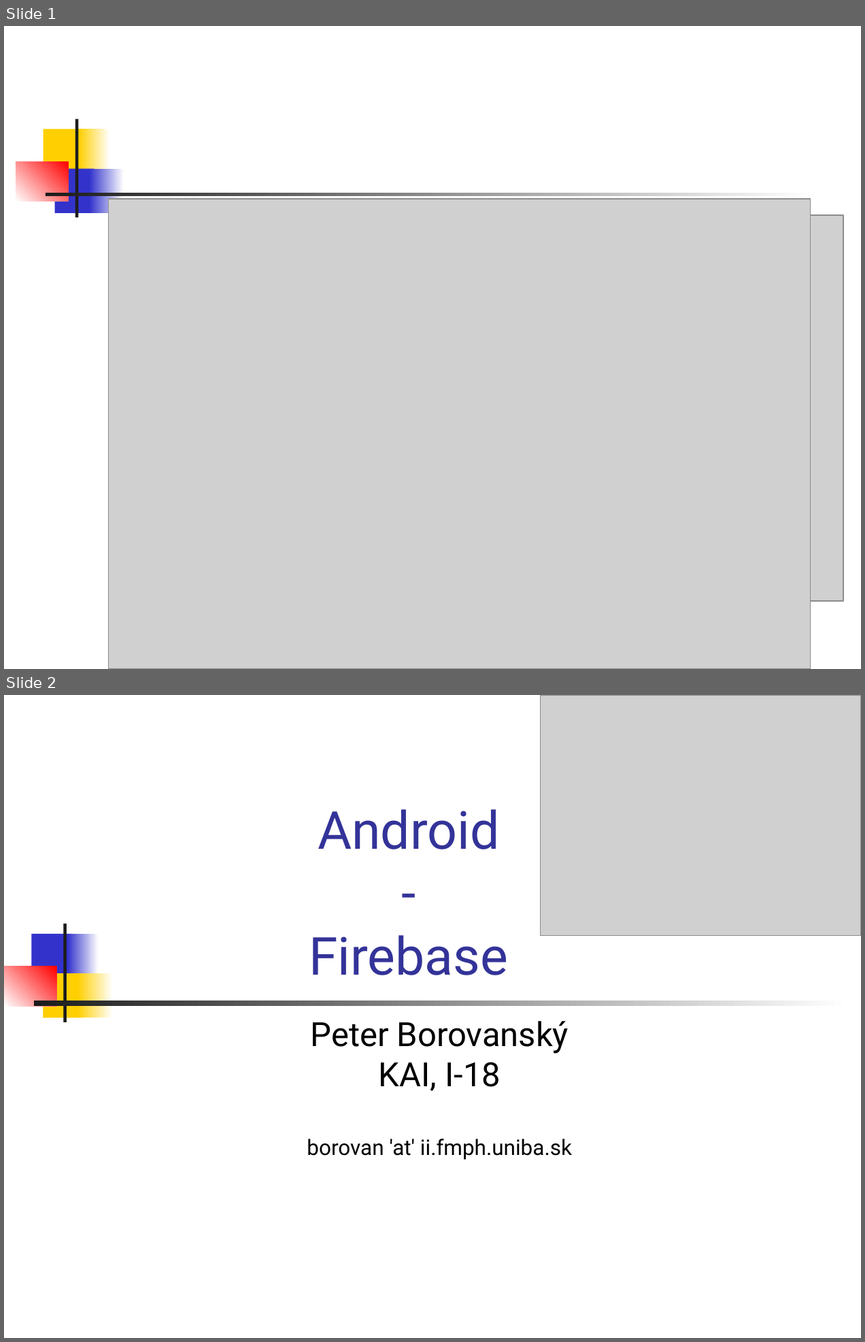
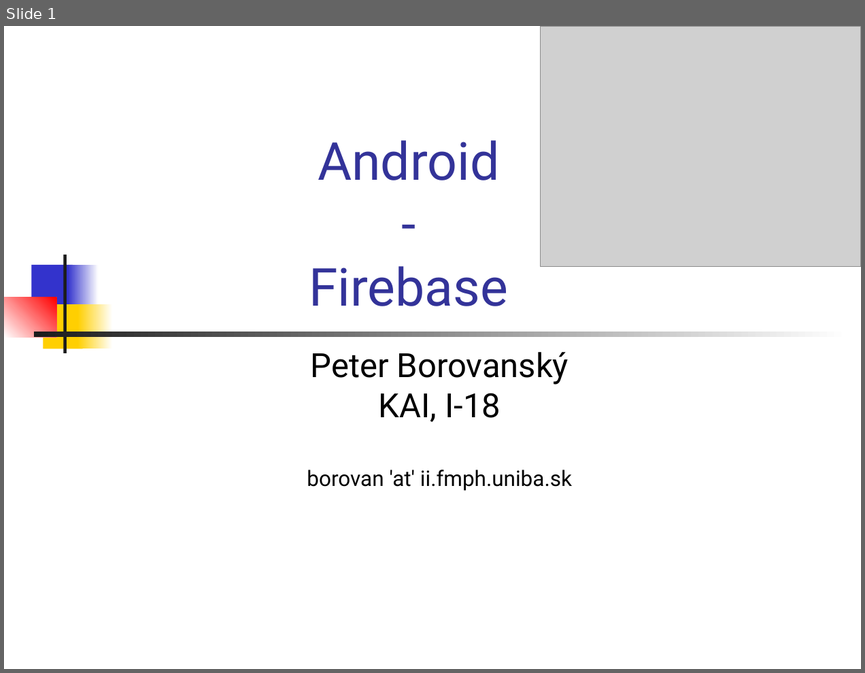
Before and after one commit to vmandro/Prednasky, a slide deck: 11/11_Android.ppt. Shown one above the other, each under a label of ours: slides 1 and 2 before the commit, slide 1 after it. The pictures are 865x1342 and 865x673 pixels, drawn with LibreOffice and Linux fonts; fonts in the diff are those of the drawing; grey boxes stand for pictures. Boxes give left, top, right and bottom in pixels: in the first picture for what was removed or moved away, otherwise in the second. Text is boxed around its words. In the diff, an @@ line names an element or a change of style, - is before the commit and + after.

```diff
--- a/11/11_Android.ppt
+++ b/11/11_Android.ppt
@@ slide 1 removed at [4, 26, 861, 669], background #FFFFFF @@
@@ rectangle removed at [75, 118, 77, 217] @@
@@ rectangle removed at [43, 129, 84, 174] @@
@@ rectangle removed at [79, 129, 110, 174] @@
@@ rectangle removed at [16, 161, 68, 201] @@
@@ rectangle removed at [54, 168, 94, 213] @@
@@ rectangle removed at [90, 168, 124, 213] @@
@@ rectangle removed at [45, 193, 816, 195] @@
@@ picture removed at [109, 199, 810, 669] @@
@@ picture removed at [115, 215, 843, 601] @@
@@ what was slide 2 is now slide 1 @@
```
Also in this commit, not shown: 6 slides changed, 4 slides added, 2 other slides removed, 5 other files.
